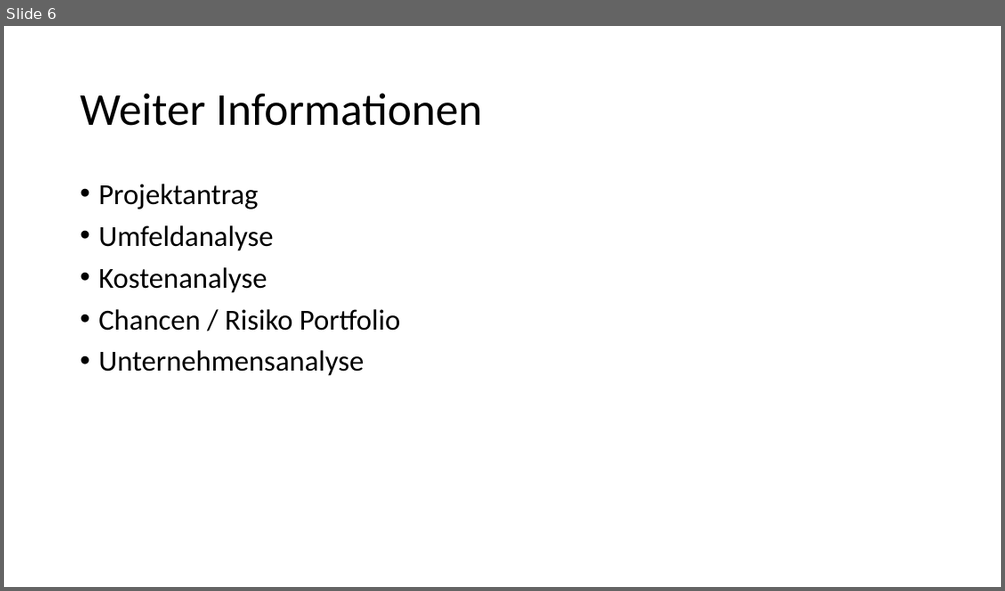
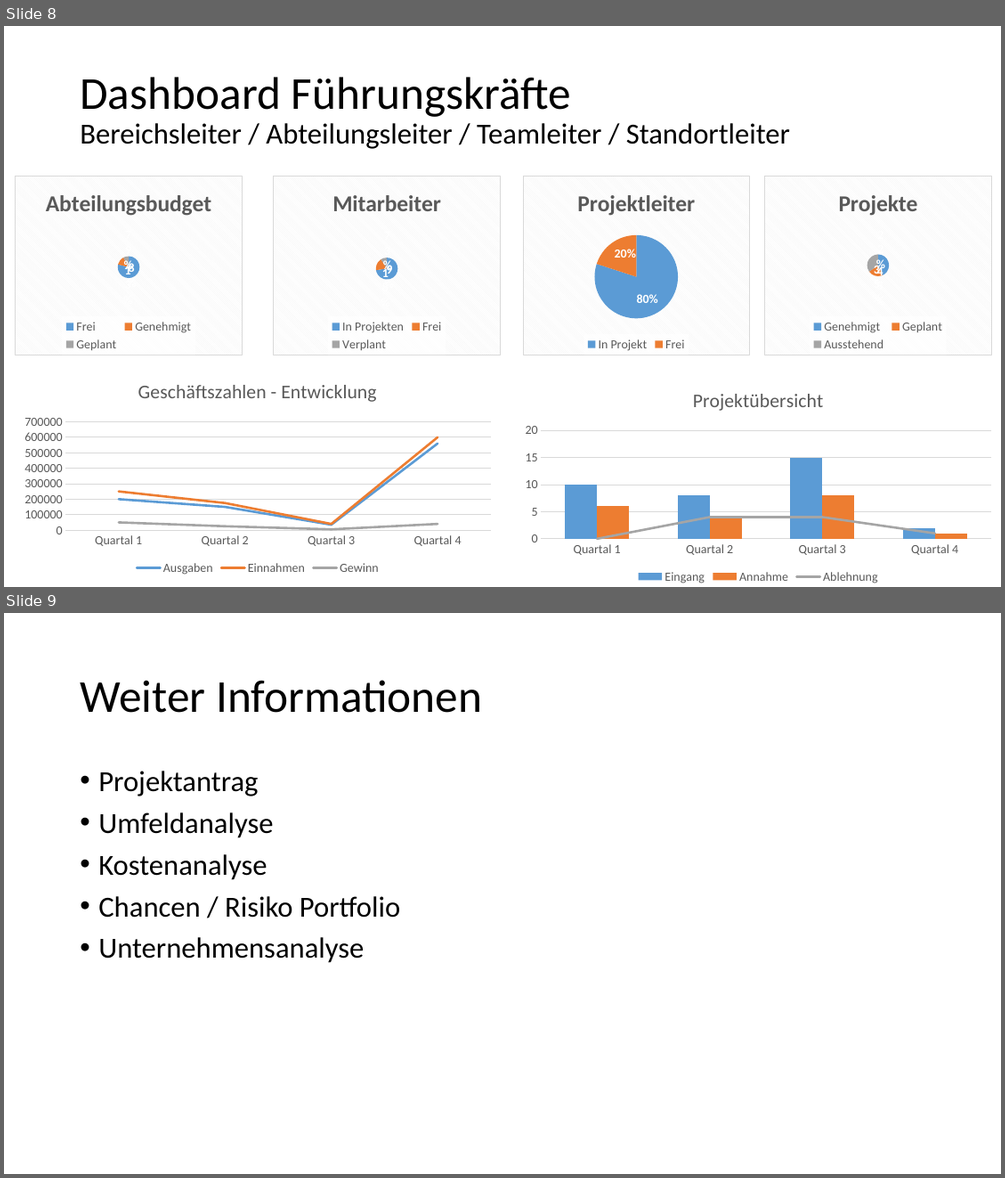
Before and after one commit to Masterarth/PM, a slide deck: documents/projectmanagement/Praesentationen/Vorstellung_26ster.pptx. Shown one above the other, each under a label of ours: slide 6 before the commit, slides 8 and 9 after it. The pictures are 1005x591 and 1005x1178 pixels, drawn with LibreOffice and Linux fonts; fonts in the diff are those of the drawing. Boxes give left, top, right and bottom in pixels: in the first picture for what was removed or moved away, otherwise in the second. Text is boxed around its words. In the diff, an @@ line names an element or a change of style, - is before the commit and + after.

```diff
--- a/documents/projectmanagement/Praesentationen/Vorstellung_26ster.pptx
+++ b/documents/projectmanagement/Praesentationen/Vorstellung_26ster.pptx
@@ slide 8 added at [4, 26, 1001, 587], background #FFFFFF @@
@@ title added at [80, 77, 790, 149], 28 pt, text #000000 @@
+Dashboard Führungskräfte
+Bereichsleiter / Abteilungsleiter / Teamleiter / Standortleiter
@@ pie chart added at [16, 176, 243, 355] @@
+title "Abteilungsbudget"
+categories: Frei, Genehmigt, Geplant
+Abteilungsbudget: 79, 13, 8
@@ pie chart added at [273, 176, 501, 355] @@
+title "Mitarbeiter"
+categories: In Projekten, Frei, Verplant
+Mitarbeiter: 73, 18, 9
@@ pie chart added at [523, 176, 751, 355] @@
+title "Projektleiter"
+categories: In Projekt, Frei
+Projektleiter: 80, 20
@@ pie chart added at [764, 176, 992, 355] @@
+title "Projekte"
+categories: Genehmigt, Geplant, Ausstehend
+Projekte: 43, 22, 35
@@ line chart added at [16, 366, 501, 579] @@
+title "Geschäftszahlen - Entwicklung "
+categories: Quartal 1, Quartal 2, Quartal 3, Quartal 4
+Ausgaben: 200000, 150000, 40000, 560000
+Einnahmen: 250000, 180000, 40000, 600000
+Gewinn: 50000, 20000, 0, 40000
@@ column chart added at [516, 375, 1001, 587] @@
+title "Projektübersicht "
+categories: Quartal 1, Quartal 2, Quartal 3, Quartal 4
+Eingang: 10, 8, 15, 2
+Annahme: 6, 4, 8, 1
+Ablehnung: 0, 4, 4, 1
@@ what was slide 6 is now slide 9 @@
```
Also in this commit, not shown: 1 slide changed, 2 other slides added, 2 other files.
